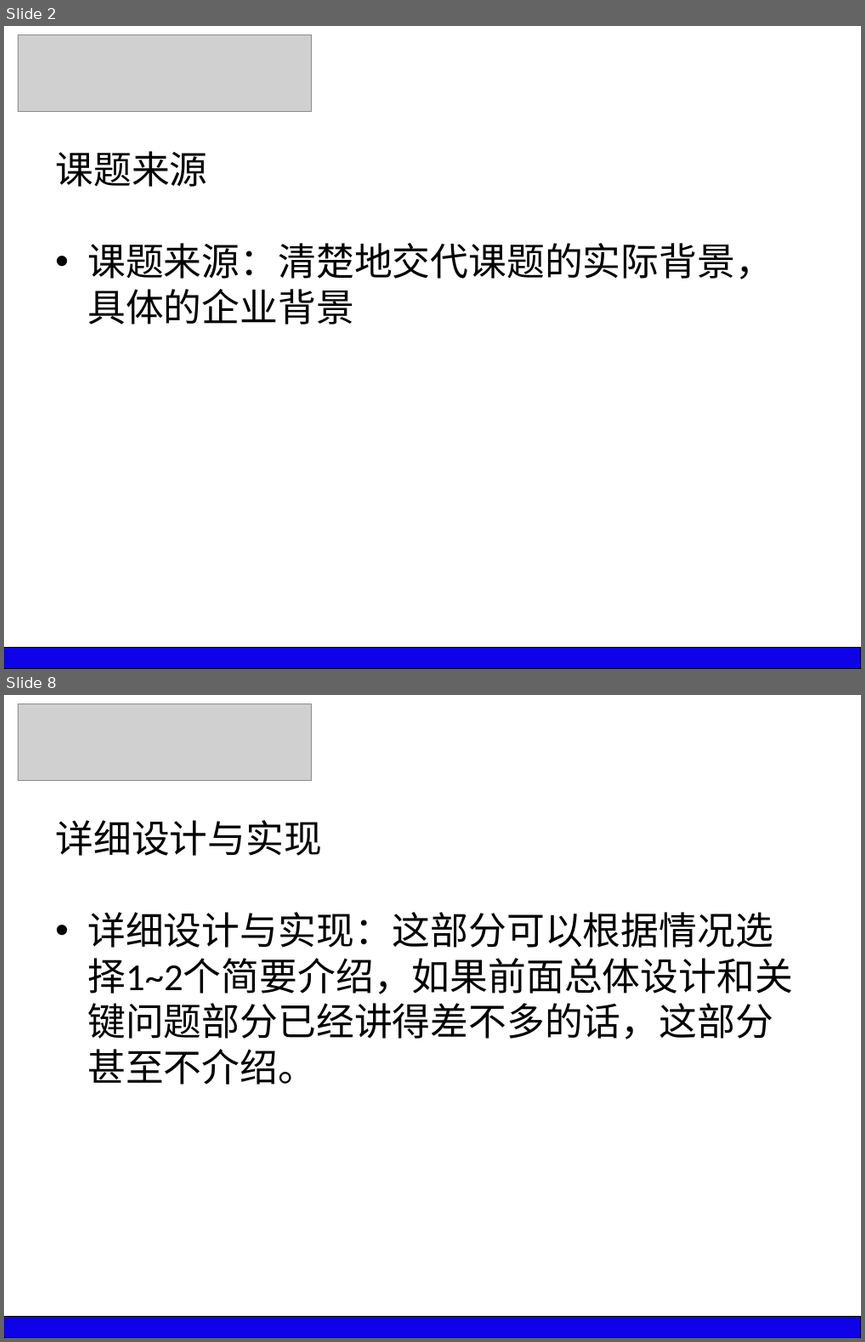
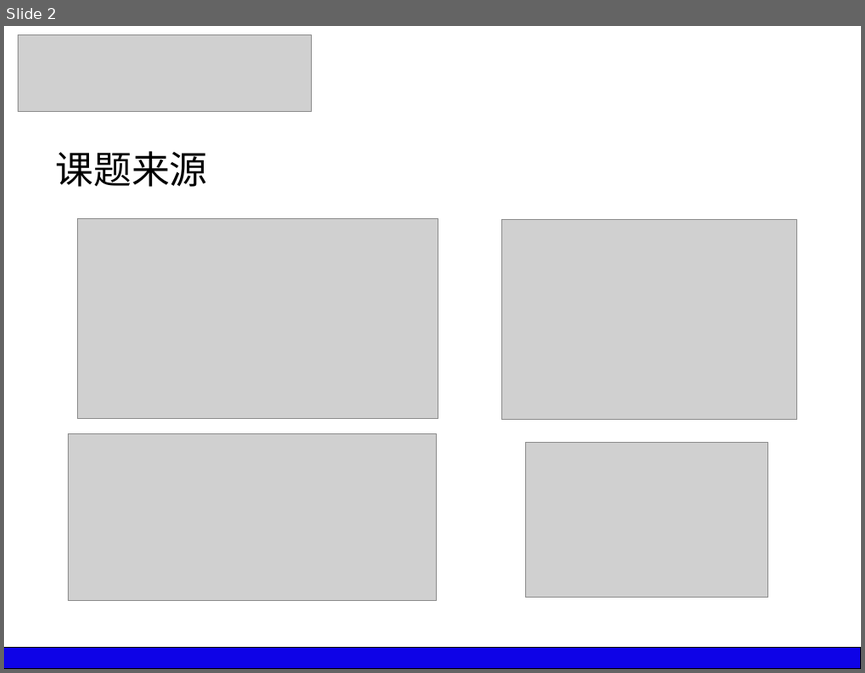
Before and after one commit to silver6wings/WeiboFilter, a slide deck: _Paper/X.最终毕业论文/0.于俊超_毕业答辩PPT.pptx. Shown one above the other, each under a label of ours: slides 2 and 8 before the commit, slide 2 after it; the slides between them are not shown. The pictures are 865x1342 and 865x673 pixels, drawn with LibreOffice and Linux fonts; fonts in the diff are those of the drawing; grey boxes stand for pictures. Boxes give left, top, right and bottom in pixels: in the first picture for what was removed or moved away, otherwise in the second. Text is boxed around its words. In the diff, an @@ line names an element or a change of style, - is before the commit and + after.

```diff
--- a/_Paper/X.最终毕业论文/0.于俊超_毕业答辩PPT.pptx
+++ b/_Paper/X.最终毕业论文/0.于俊超_毕业答辩PPT.pptx
@@ slide 8 removed at bbox=[4, 695, 861, 1338], background #FFFFFF @@
@@ picture removed at bbox=[18, 703, 312, 781] @@
@@ title removed at bbox=[55, 820, 322, 856] @@
-详细设计与实现
@@ text removed at bbox=[87, 912, 793, 1084] @@
-• 详细设计与实现：这部分可以根据情况选择1~2个简要介绍，如果前面总体设计和关键问题部分已经讲得差不多的话，这部分甚至不介绍。
@@ rectangle removed at bbox=[4, 1316, 861, 1338] @@
@@ slide 2 changed as well @@
@@ picture added at bbox=[78, 219, 438, 419] @@
@@ picture added at bbox=[501, 220, 796, 420] @@
@@ text removed at bbox=[87, 243, 773, 324] @@
-• 课题来源：清楚地交代课题的实际背景，具体的企业背景
@@ picture added at bbox=[69, 434, 437, 600] @@
@@ picture added at bbox=[525, 442, 767, 597] @@
```
Also in this commit, not shown: 5 other slides changed, 12 slides added, 4 other slides removed, 3 other files.
